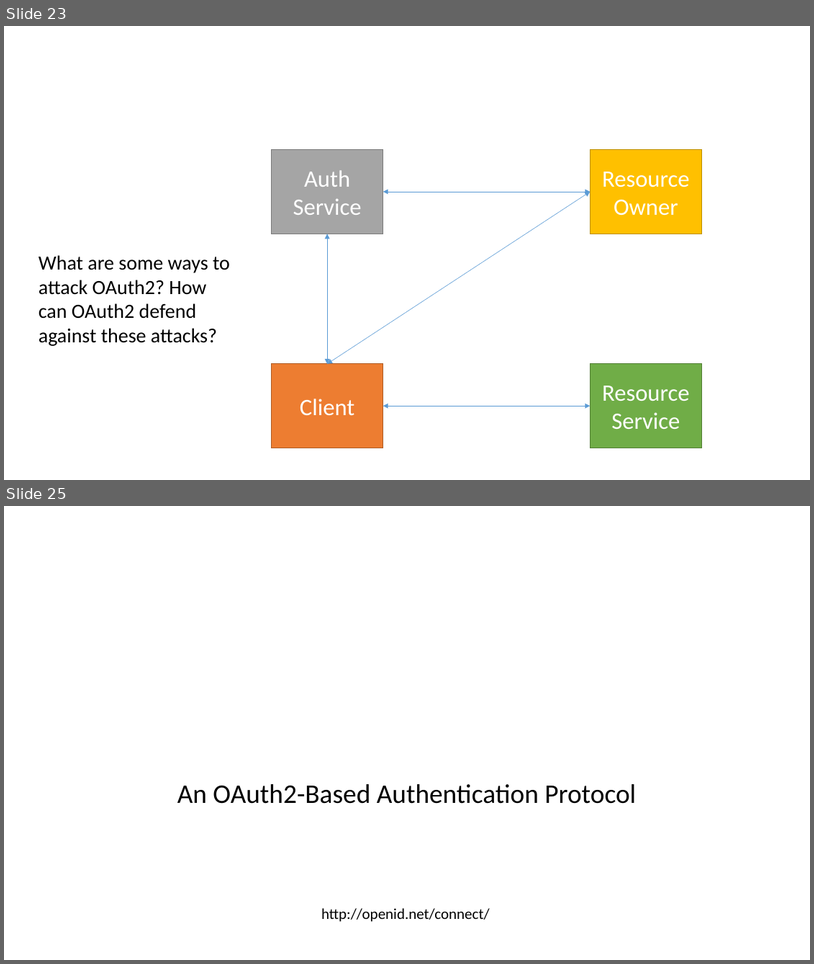
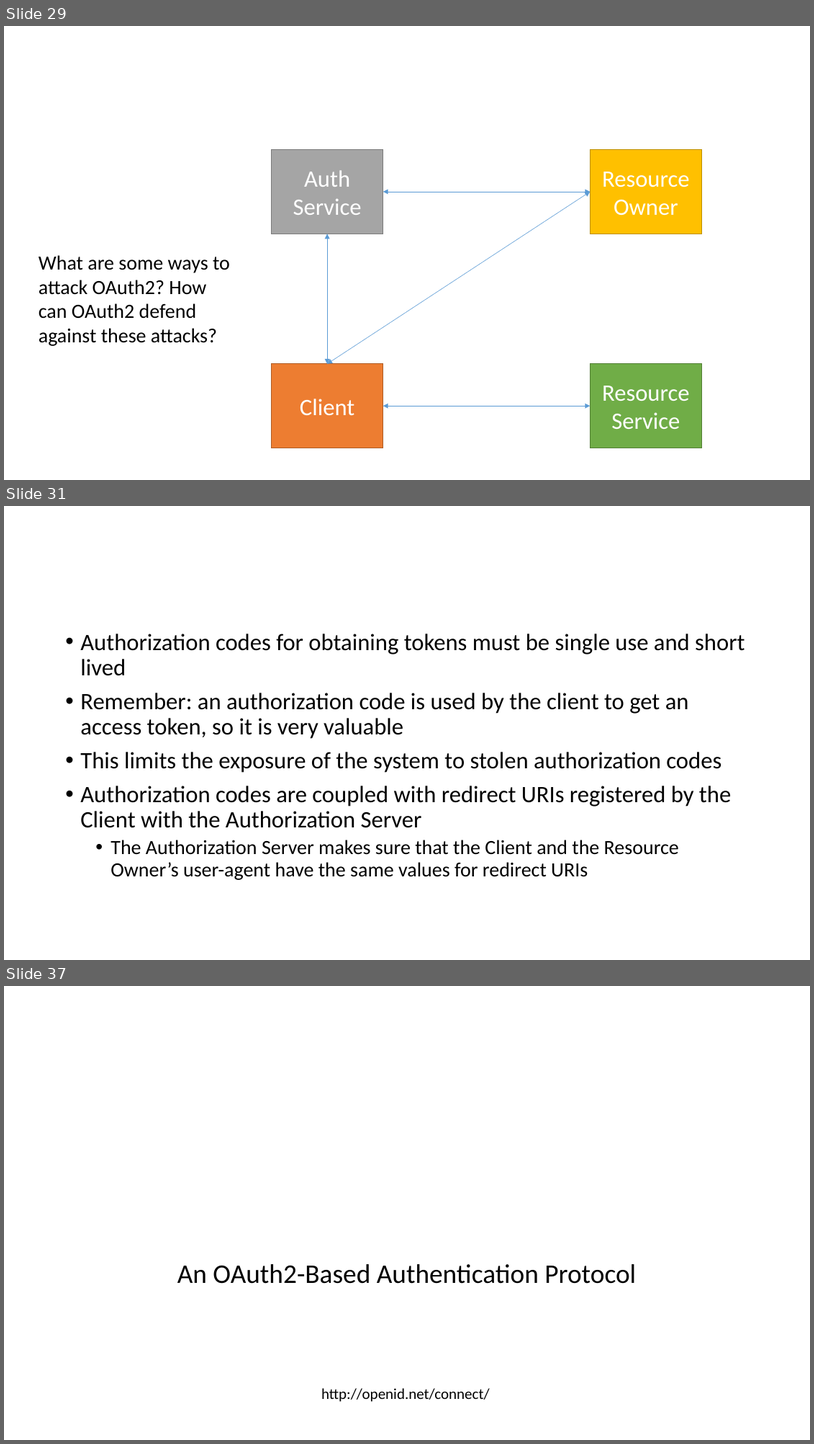
Before and after one commit to airavata-courses/airavata-courses.github.io, a slide deck: fall2017/slides/Fall2017-OAuth2-OIDC.pptx. Shown one above the other, each under a label of ours: slides 23 and 25 before the commit, slides 29, 31 and 37 after it; the slides between them are not shown. The pictures are 814x964 and 814x1444 pixels, drawn with LibreOffice and Linux fonts; fonts in the diff are those of the drawing. Boxes give left, top, right and bottom in pixels: in the first picture for what was removed or moved away, otherwise in the second. Text is boxed around its words. In the diff, an @@ line names an element or a change of style, - is before the commit and + after.

Commit message:
OAuth2 lecture slides

```diff
--- a/fall2017/slides/Fall2017-OAuth2-OIDC.pptx
+++ b/fall2017/slides/Fall2017-OAuth2-OIDC.pptx
@@ slide 31 added at bbox=[4, 506, 810, 960], background #FFFFFF @@
@@ title added at bbox=[59, 530, 756, 618], fill #4472C4, outline #325491 1 pt @@
@@ text added at bbox=[59, 627, 756, 915], fill #FFFFFF, outline #4472C4 1 pt, 28 pt, text #000000 @@
+• Authorization codes for obtaining tokens must be single use and short lived
+• Remember: an authorization code is used by the client to get an access token, so it is very valuable
+• This limits the exposure of the system to stolen authorization codes
+• Authorization codes are coupled with redirect URIs registered by the Client with the Authorization Server
+  • The Authorization Server makes sure that the Client and the Resource Owner’s user-agent have the same values for redirect URIs
@@ what was slide 23 is now slide 29 @@
@@ what was slide 25 is now slide 37 @@
```
Also in this commit, not shown: 16 slides changed, 14 other slides added, 1 slide removed, 2 other files.
